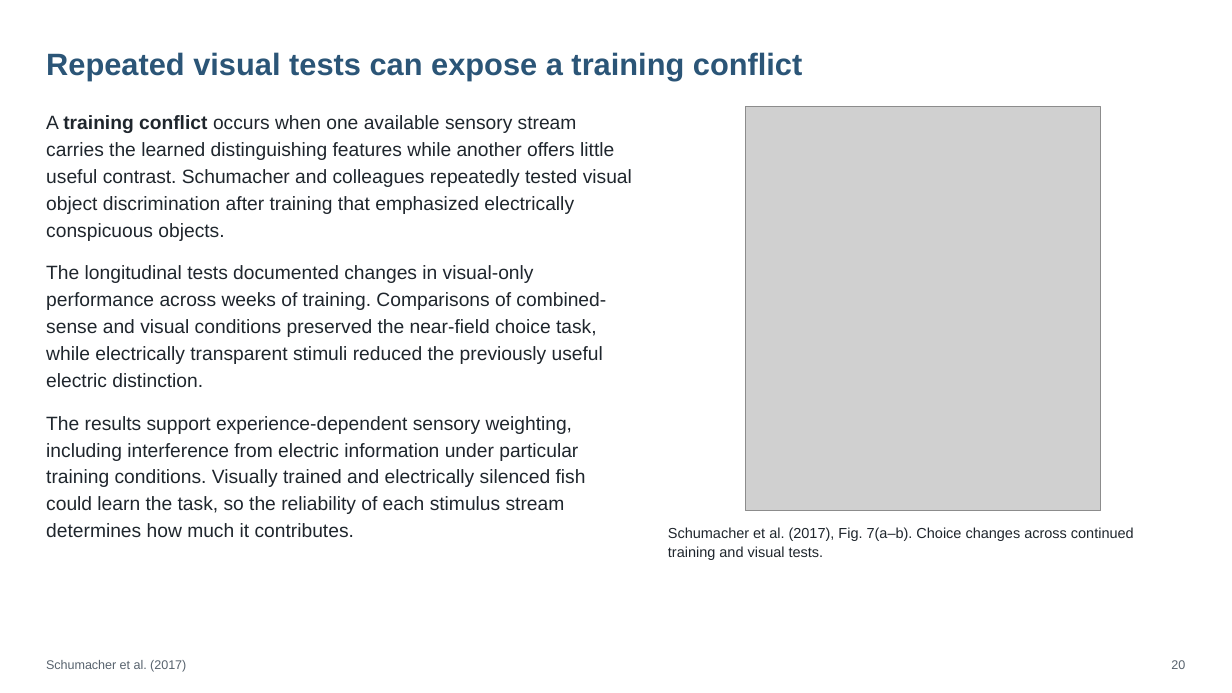
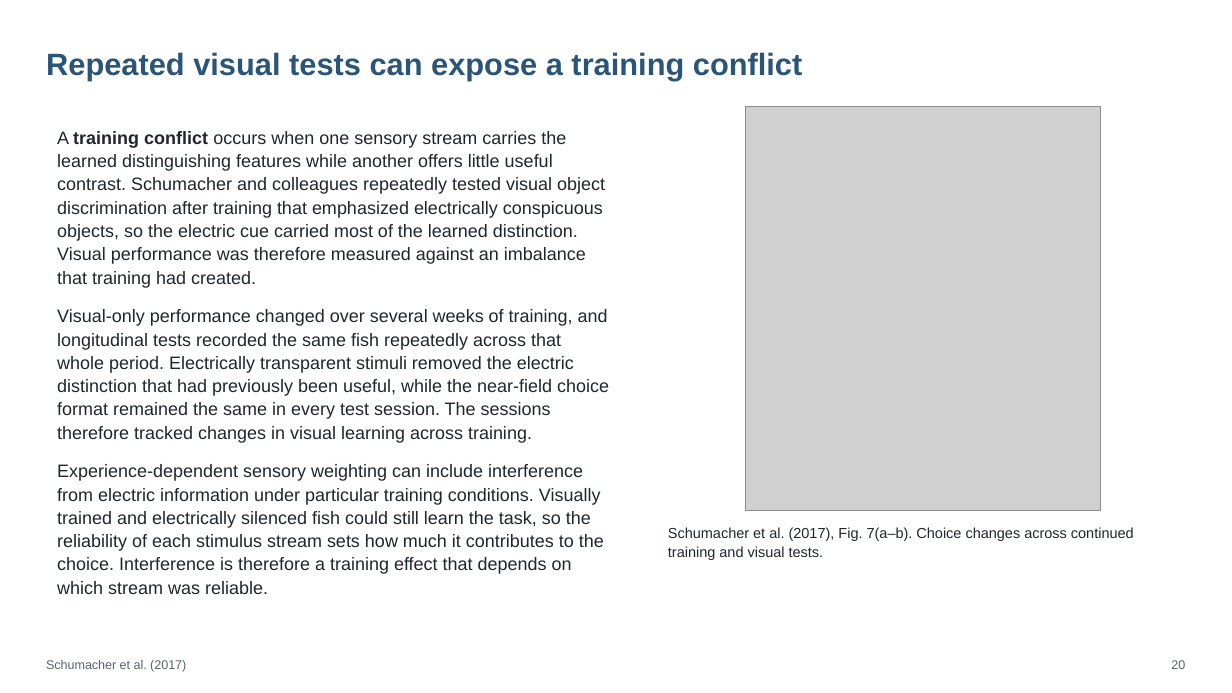
Before and after one commit to jordanxxlopez/NEUROETHOLOGY, a slide deck: slide 26 of scaffolded/Neuroethology_Lecture21_FA2026_SCAFFOLDED.pptx (slide 27 before the commit). Drawn at 1232x693 pixels with LibreOffice and Linux fonts; fonts in the diff are those of the drawing; grey boxes stand for pictures. Boxes give left, top, right and bottom in pixels: in the first picture for what was removed or moved away, otherwise in the second. Text is boxed around its words. In the diff, an @@ line names an element or a change of style, - is before the commit and + after.

```diff
--- a/scaffolded/Neuroethology_Lecture21_FA2026_SCAFFOLDED.pptx
+++ b/scaffolded/Neuroethology_Lecture21_FA2026_SCAFFOLDED.pptx
@@ text at box(57, 131, 609, 594): text changed; size 15 to 14 pt @@
-A training conflict occurs when one available sensory stream carries the learned distinguishing features while another offers little useful contrast. Schumacher and colleagues repeatedly tested visual object discrimination after training that emphasized electrically conspicuous objects.
-The longitudinal tests documented changes in visual-only performance across weeks of training. Comparisons of combined-sense and visual conditions preserved the near-field choice task, while electrically transparent stimuli reduced the previously useful electric distinction.
-The results support experience-dependent sensory weighting, including interference from electric information under particular training conditions. Visually trained and electrically silenced fish could learn the task, so the reliability of each stimulus stream determines how much it contributes.
+A training conflict occurs when one sensory stream carries the learned distinguishing features while another offers little useful contrast. Schumacher and colleagues repeatedly tested visual object discrimination after training that emphasized electrically conspicuous objects, so the electric cue carried most of the learned distinction. Visual performance was therefore measured against an imbalance that training had created.
+Visual-only performance changed over several weeks of training, and longitudinal tests recorded the same fish repeatedly across that whole period. Electrically transparent stimuli removed the electric distinction that had previously been useful, while the near-field choice format remained the same in every test session. The sessions therefore tracked changes in visual learning across training.
+Experience-dependent sensory weighting can include interference from electric information under particular training conditions. Visually trained and electrically silenced fish could still learn the task, so the reliability of each stimulus stream sets how much it contributes to the choice. Interference is therefore a training effect that depends on which stream was reliable.
```
Also in this commit, not shown: 53 other slides changed, 4 slides added, 4 slides removed, 4 other files.
